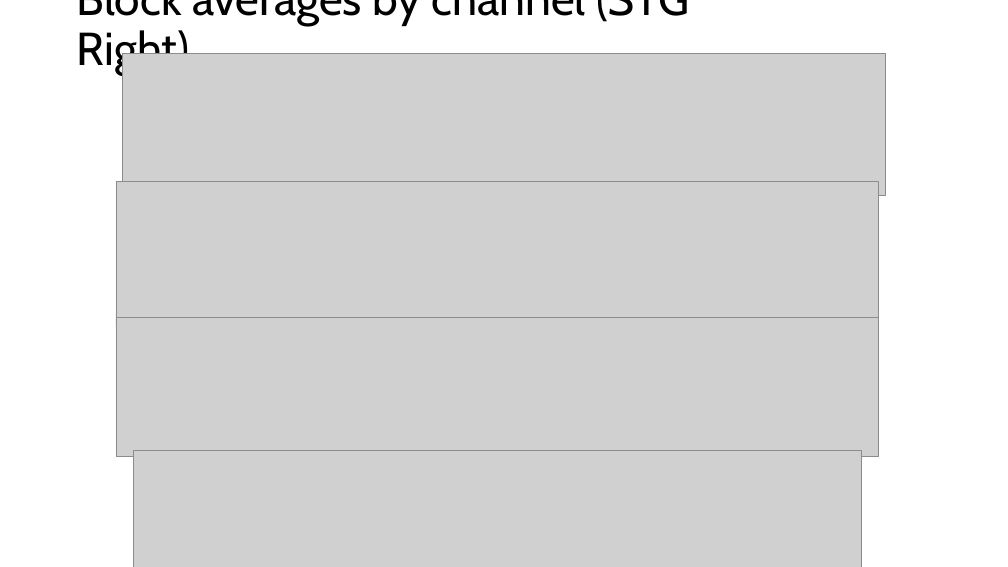
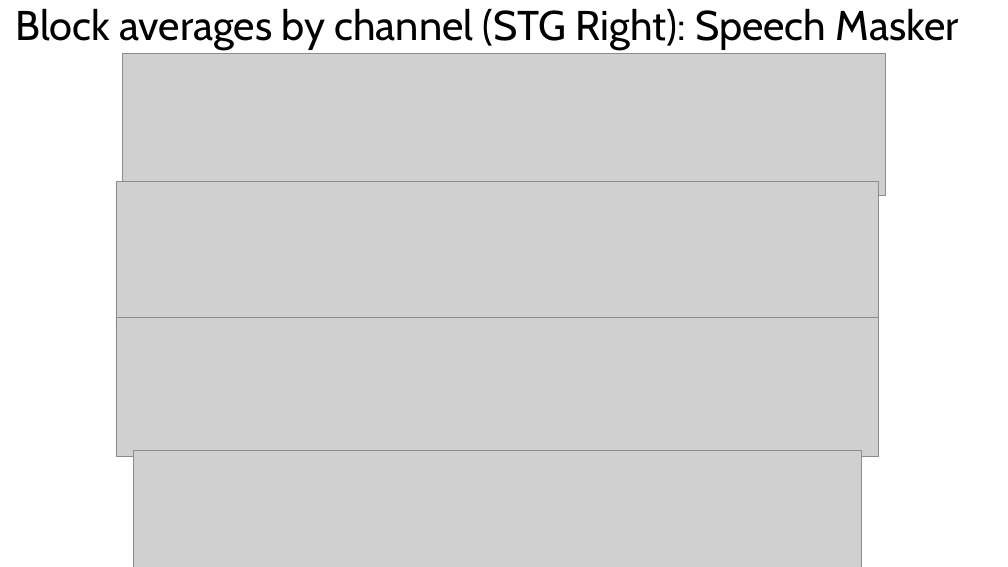
Before and after one commit to brichard28/Broadband-ILD-fNIRS, a slide deck: slide 6 of SRM-NIRS-EEG Update 6-7-2024.pptx. Drawn at 1008x567 pixels with LibreOffice and Linux fonts; fonts in the diff are those of the drawing; grey boxes stand for pictures. Boxes give left, top, right and bottom in pixels: in the first picture for what was removed or moved away, otherwise in the second. Text is boxed around its words. In the diff, an @@ line names an element or a change of style, - is before the commit and + after.

Commit message:
plotting by channel

```diff
--- a/SRM-NIRS-EEG Update 6-7-2024.pptx
+++ b/SRM-NIRS-EEG Update 6-7-2024.pptx
@@ title at (x1=16, y1=8, x2=959, y2=51): text changed; size 44 to 39.6 pt @@
-Block averages by channel (STG Right)
+Block averages by channel (STG Right): Speech Masker
```
Also in this commit, not shown: 7 other slides changed, 6 slides added, 1 slide removed, 2 other files.
